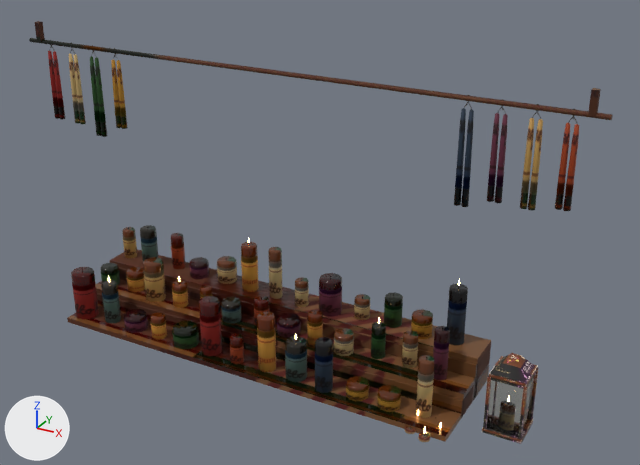
The glTF model site/public/models/prop_deco_kerzen.glb as it was, and as the next commit left it.
Camera for both pictures: a camera (50 mm lens) standing at (1.47, -2.4, 1.75) and looking at (0.12, 0.06, 0.52). Lighting does not change. The marker at lower left points along +X, +Y and +Z. The picture after the commit comes second. Where no turn or scale is listed for an object, it has been applied to the vertices. Vertices at exactly the same position are counted once.

Objects in the first picture: 'prop_deco_kerzen_static'.
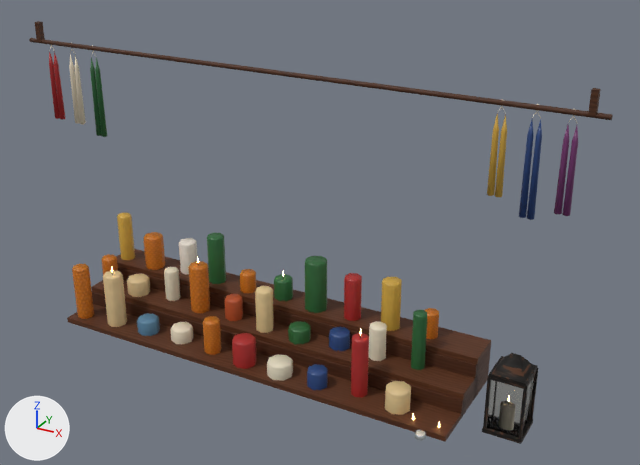
Pixel boxes [x1, y1, x2, y2] of what changed, in the pictures (640 x 465 px; the box of a moved part takes in the faces that stretch with it):
'prop_deco_kerzen_static', reshaped, moved
    both: [29, 21, 613, 444]
part 1 of me_prop_deco_kerzen_static, rebuilt
    before: [100, 263, 120, 285]
    after: [102, 254, 118, 275]
part 2 of me_prop_deco_kerzen_static, rebuilt (19% wider, 50% taller)
    before: [122, 227, 137, 258]
    after: [117, 213, 135, 260]
part 3 of me_prop_deco_kerzen_static, rebuilt (21% narrower, 34% shorter)
    before: [199, 296, 222, 356]
    after: [203, 316, 221, 355]
part 4 of me_prop_deco_kerzen_static, rebuilt (9% narrower)
    before: [221, 297, 242, 324]
    after: [224, 294, 243, 321]
part 5 of me_prop_deco_kerzen_static, rebuilt
    before: [140, 225, 158, 262]
    after: [144, 232, 165, 270]
part 6 of me_prop_deco_kerzen_static, rebuilt (8% wider, 25% taller)
    before: [377, 385, 401, 412]
    after: [385, 381, 411, 415]
part 7 of me_prop_deco_kerzen_static, rebuilt (11% narrower, 21% shorter)
    before: [172, 321, 199, 349]
    after: [170, 322, 194, 344]
part 8 of me_prop_deco_kerzen_static, rebuilt (21% narrower)
    before: [71, 267, 99, 319]
    after: [72, 264, 94, 319]
part 9 of me_prop_deco_kerzen_static, deleted
    before: [82, 48, 474, 416]
part 10 of me_prop_deco_kerzen_static, moved or reshaped
    before: [124, 233, 538, 442]
    after: [103, 233, 538, 440]
part 11 of me_prop_deco_kerzen_static, reshaped
    before: [486, 111, 579, 211]
    after: [487, 107, 578, 220]
part 12 of me_prop_deco_kerzen_static, cut back
    before: [48, 51, 107, 137]
    after: [49, 50, 104, 137]
part 13 of me_prop_deco_kerzen_static, surface changed
    both: [29, 21, 613, 444]
part 14 of me_prop_deco_kerzen_static, recoloured
    both: [382, 132, 578, 330]

Edits to the bpy script that builds the scene:
```text
Change me_prop_deco_kerzen_static:
    used by ob_prop_deco_kerzen_static; location = (0.0, 0.017, 0.575)
    remove me_prop_deco_kerzen_static.from_pydata(...)  # 3380 vertices, 6008 faces; spans x -1.05..1.05, y -0.22..0.22, z -0.58..0.58
    add me_prop_deco_kerzen_static.from_pydata(...)  # 1794 vertices, 2878 faces; spans x -1.05..1.05, y -0.22..0.22, z -0.58..0.58
    me_prop_deco_kerzen_static part 1: the loose piece of 32 vertices spanning x -0.89..-0.81, y -0.01..0.06, z -0.48..-0.41 is rebuilt with 25 vertices and now spans x -0.88..-0.82, y 0.0..0.06, z -0.48..-0.37
    me_prop_deco_kerzen_static part 2: the loose piece of 32 vertices spanning x -0.88..-0.82, y 0.13..0.18, z -0.41..-0.29 is rebuilt with 25 vertices and now spans x -0.88..-0.82, y 0.11..0.17, z -0.41..-0.22
    me_prop_deco_kerzen_static part 3: the loose piece of 32 vertices spanning x -0.29..-0.21, y -0.15..-0.08, z -0.56..-0.34 is rebuilt with 25 vertices and now spans x -0.28..-0.22, y -0.14..-0.08, z -0.56..-0.43
    me_prop_deco_kerzen_static part 4: the loose piece of 32 vertices spanning x -0.29..-0.21, y -0.02..0.05, z -0.48..-0.41 is rebuilt with 25 vertices and now spans x -0.28..-0.22, y 0.0..0.07, z -0.48..-0.4
    me_prop_deco_kerzen_static part 5: the loose piece of 32 vertices spanning x -0.76..-0.7, y 0.11..0.17, z -0.41..-0.26 is rebuilt with 25 vertices and now spans x -0.74..-0.66, y 0.09..0.17, z -0.41..-0.28
    me_prop_deco_kerzen_static part 6: the loose piece of 32 vertices spanning x 0.43..0.51, y -0.15..-0.08, z -0.56..-0.5 is rebuilt with 25 vertices and now spans x 0.45..0.55, y -0.16..-0.07, z -0.56..-0.48
    me_prop_deco_kerzen_static part 7: the loose piece of 32 vertices spanning x -0.42..-0.32, y -0.16..-0.07, z -0.56..-0.49 is rebuilt with 25 vertices and now spans x -0.44..-0.36, y -0.14..-0.06, z -0.56..-0.5
    me_prop_deco_kerzen_static part 8: the loose piece of 32 vertices spanning x -0.89..-0.81, y -0.17..-0.08, z -0.56..-0.36 is rebuilt with 25 vertices and now spans x -0.88..-0.82, y -0.17..-0.1, z -0.56..-0.34
    me_prop_deco_kerzen_static part 9: 69 loose pieces with 1182 vertices, spanning x -0.85..0.67, y -0.15..0.21, z -0.57..0.52, are deleted
    me_prop_deco_kerzen_static part 10: 74 vertices moved from x -0.58..0.91, y -0.22..0.17, z -0.58..-0.35 to x -0.58..0.91, y -0.22..0.17, z -0.58..-0.36; 895 vertices removed from x -0.77..0.91, y -0.22..0.2, z -0.58..-0.22; 739 vertices added at x -0.74..0.91, y -0.22..0.2, z -0.58..-0.22
    me_prop_deco_kerzen_static part 11: 37 vertices moved from x 0.73..0.97, y -0.05..-0.04, z 0.21..0.5 to x 0.73..0.97, y -0.06..-0.04, z 0.18..0.5; 129 vertices removed from x 0.73..0.97, y -0.06..-0.04, z 0.2..0.47; 33 vertices added at x 0.74..0.97, y -0.06..-0.04, z 0.17..0.42
    me_prop_deco_kerzen_static part 12: 12 vertices moved within x -0.96..-0.73, y -0.05..-0.04, z 0.42..0.5; 102 vertices removed from x -0.97..-0.73, y -0.05..-0.04, z 0.18..0.47; 6 vertices added at x -0.96..-0.75, y -0.06..-0.04, z 0.42
    me_prop_deco_kerzen_static part 13: 497 kept faces spanning x -1.05..1.05, y -0.22..0.22, z -0.58..0.58 get new texture (UV) coordinates
    me_prop_deco_kerzen_static part 14: 27 kept faces spanning x 0.32..0.97, y -0.06..0.06, z -0.48..0.42 get new vertex colours
    other edits to the shape of me_prop_deco_kerzen_static do not show in these pictures
Change ob_prop_deco_kerzen_static:
    ob_prop_deco_kerzen_static.location: (0.0, 0.017, 0.575) -> (0.0, 0.018, 0.575)
```
